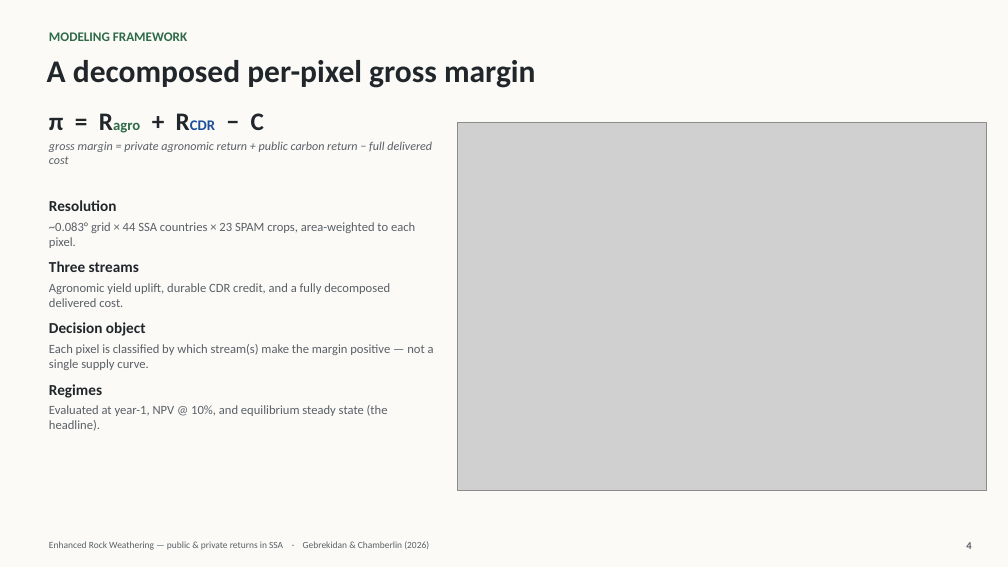
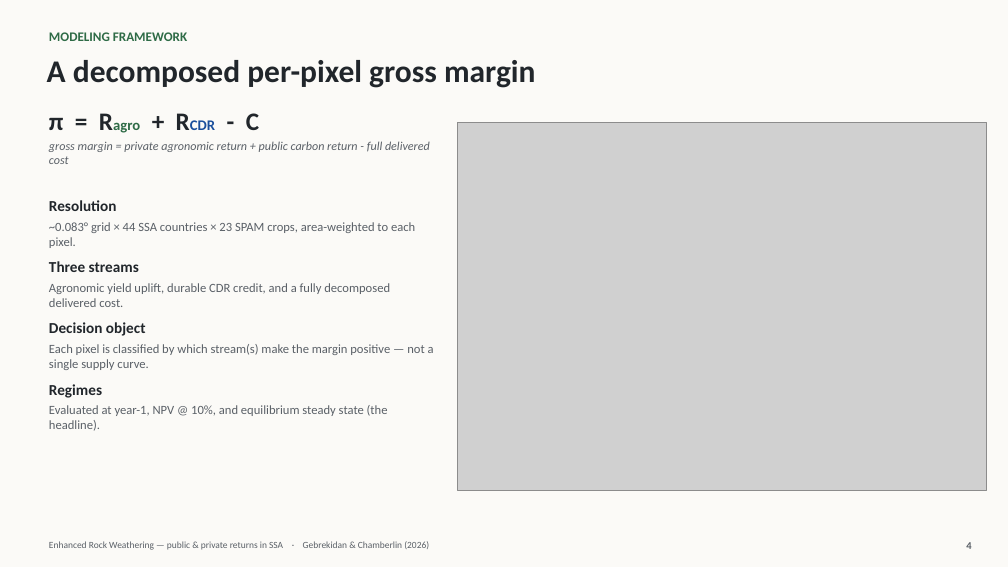
Before and after one commit to chamb244/erw-exante-v2, a slide deck: slide 4 of paper/ERW_public_private_returns_walkthrough.pptx. Drawn at 1008x567 pixels with LibreOffice and Linux fonts; fonts in the diff are those of the drawing; grey boxes stand for pictures. Boxes give left, top, right and bottom in pixels: in the first picture for what was removed or moved away, otherwise in the second. Text is boxed around its words. In the diff, an @@ line names an element or a change of style, - is before the commit and + after.

```diff
--- a/paper/ERW_public_private_returns_walkthrough.pptx
+++ b/paper/ERW_public_private_returns_walkthrough.pptx
@@ text at (49, 113, 430, 164): text changed @@
-π = Ragro + RCDR − C
-gross margin = private agronomic return + public carbon return − full delivered cost
+π = Ragro + RCDR - C
+gross margin = private agronomic return + public carbon return - full delivered cost
```
Also in this commit, not shown: 6 other slides changed, 4 other files.
